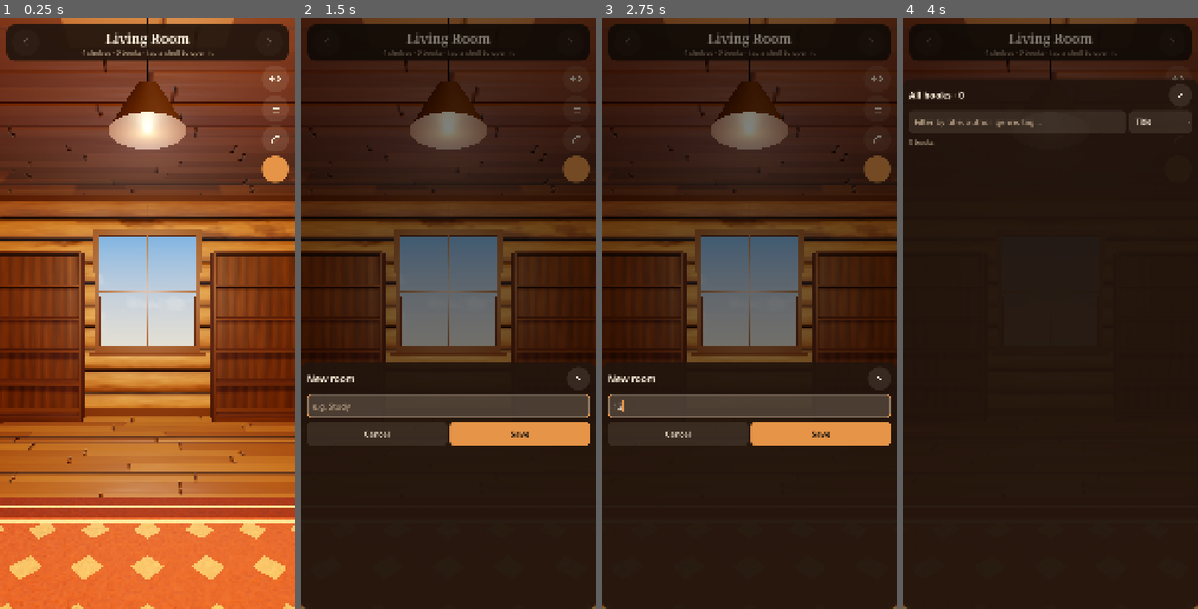
Above: before the commit, frames 1-4 (left to right).
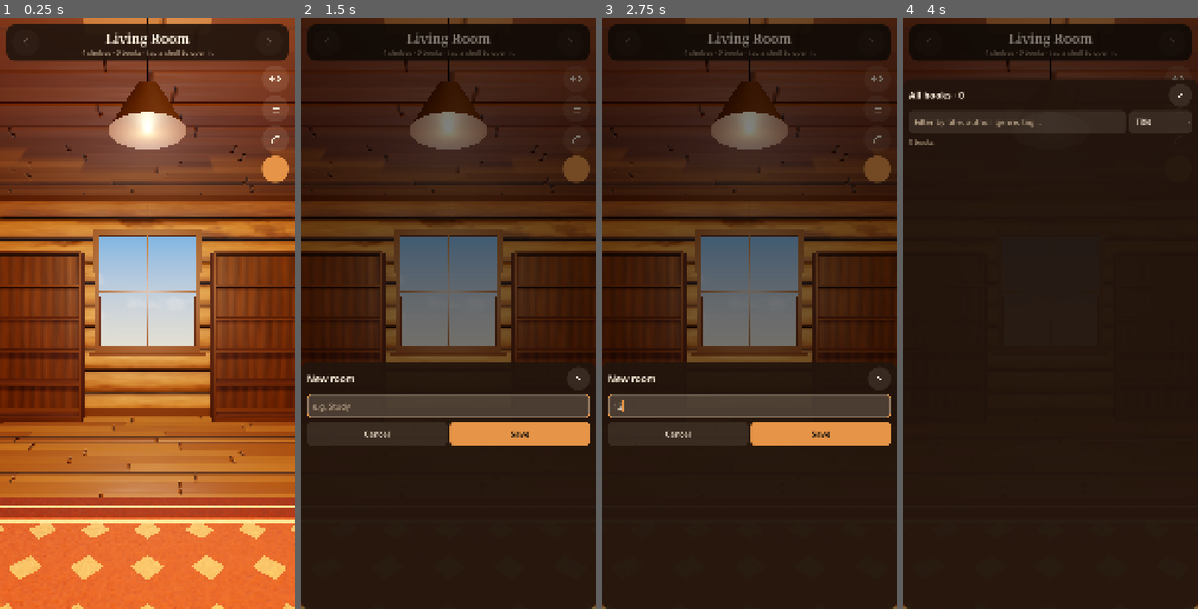
Above: after the commit, the same moments.

Repository: TheGoobsy/shelfcontrol
Game: Godot game, scene res://scenes/main.tscn
The game is run twice, just before and just after one commit, with the same random seed, the same clock (stepped at 60 frames per second) and the same inputs.
Inputs (mouse positions are in pixels of both pictures, inside the frame that each line leads up to):
- Up to frame 1 (0.25 s): no input
- Up to frame 2 (1.5 s): click (448, 41) at 0.52 s; click "+ New room" at 1.25 s
- Up to frame 3 (2.75 s): click (749, 408) at 2.02 s; type "12" at 2.1 s
- Up to frame 4 (4 s): click (1177, 77) at 2.77 s; click (1177, 106) at 3.52 s

The runs differ from the first frame. In frame 1, 3.1% of the frame differs, in the area x 0-100%, y 0-29%; in frame 2, 0.1%; in frame 3, 0.1%; in frame 4, 0.1%.

Commit message:
Softer pendant shadow penumbra to hide cube-map stair-steps on mobile
Co-Authored-By: Claude Fable 5.1 <noreply@anthropic.com>

Diff:
--- a/project.godot
+++ b/project.godot
@@ -49,5 +49,5 @@
 lights_and_shadows/directional_shadow/16_bits=false
 lights_and_shadows/positional_shadow/atlas_size=4096
 lights_and_shadows/positional_shadow/atlas_size.mobile=4096
-lights_and_shadows/positional_shadow/soft_shadow_filter_quality=2
-lights_and_shadows/positional_shadow/soft_shadow_filter_quality.mobile=2
+lights_and_shadows/positional_shadow/soft_shadow_filter_quality=3
+lights_and_shadows/positional_shadow/soft_shadow_filter_quality.mobile=3
--- a/scripts/decor.gd
+++ b/scripts/decor.gd
@@ -396,8 +396,8 @@
 	light.shadow_enabled = true
 	light.omni_shadow_mode = OmniLight3D.SHADOW_CUBE
 	light.shadow_bias = 0.06
-	light.shadow_normal_bias = 2.0
-	light.shadow_blur = 0.8
+	light.shadow_normal_bias = 2.5
+	light.shadow_blur = 2.4
 	light.shadow_opacity = 0.9
 	light.position = Vector3(0, -0.72, 0)
 	root.add_child(light)
